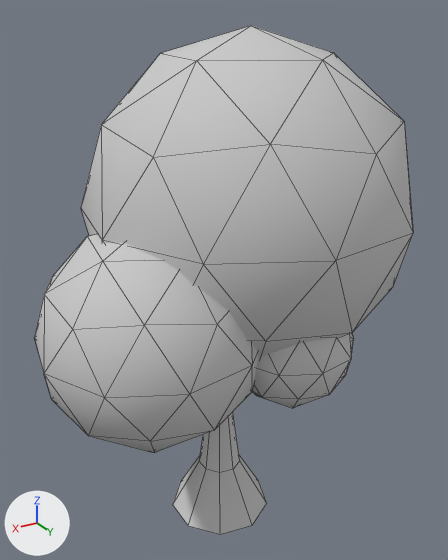
One commit to the FBX model Assets/Models/tree.fbx: the scene before it, then after it.
Before and after are seen from a 50 mm camera at (8.93, 15.18, 16.15) aimed at (-0.26, -0.14, 8.49). The lights are fixed; the arrows at lower left show +X, +Y and +Z. Mesh edges are drawn as thin lines. Where no turn or scale is listed for an object, it has been applied to the vertices.

In view in the first picture: 'tree'.
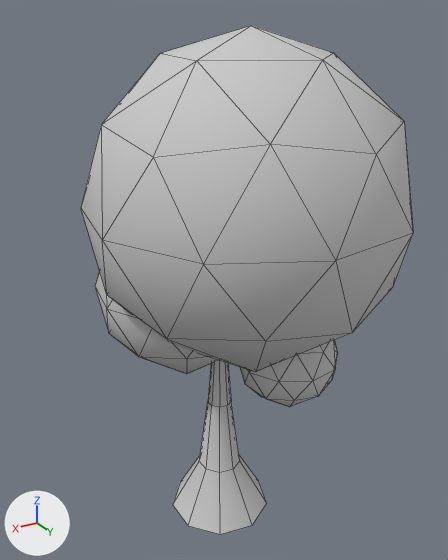
The newer file is also turned or shifted as a whole; pictures and numbers use the older file's frame.

What differs and where, as boxes (x1, y1, x2, y2) in the pictures (448 x 560 px):
'tree', reshaped (12% narrower): before (35, 26, 413, 534); after (81, 26, 413, 534)
part 1 of me_mesh, added: after (240, 340, 338, 407)
part 2 of me_mesh, added: after (95, 271, 217, 373)
part 3 of me_mesh, deleted: before (252, 333, 354, 408)
part 4 of me_mesh, deleted: before (35, 234, 258, 453)

Patch to the scene script:
```diff
--- a/Assets/Models/tree.fbx.py
+++ b/Assets/Models/tree.fbx.py
@@ me_mesh @@
 me_mesh.from_pydata(...)  # 162 vertices, 267 faces; spans x -6.0..5.9, y -4.9..4.9, z 0.0..15.8
 # used by ob_tree; location = (0.0, 0.0, 0.0)
+# me_mesh part 1: a new loose piece, an icosphere of 80 faces spanning x -3.8..-0.4, y -0.8..2.5, z 4.1..7.4, in mat_material__25 (light grey #cacaca)
+# me_mesh part 2: a new loose piece, an icosphere of 80 faces spanning x -2.7..3.2, y -4.8..1.0, z 4.8..10.8, in mat_material__25 (light grey #cacaca)
+# me_mesh part 3: the loose piece of 42 vertices spanning x -2.9..0.9, y 0.4..4.2, z 5.3..9.2 is deleted
+# me_mesh part 4: the loose piece of 42 vertices spanning x -0.4..5.9, y -2.1..4.2, z 4.8..11.2 is deleted
 me_mesh.materials.append(mat_material__25)
```
